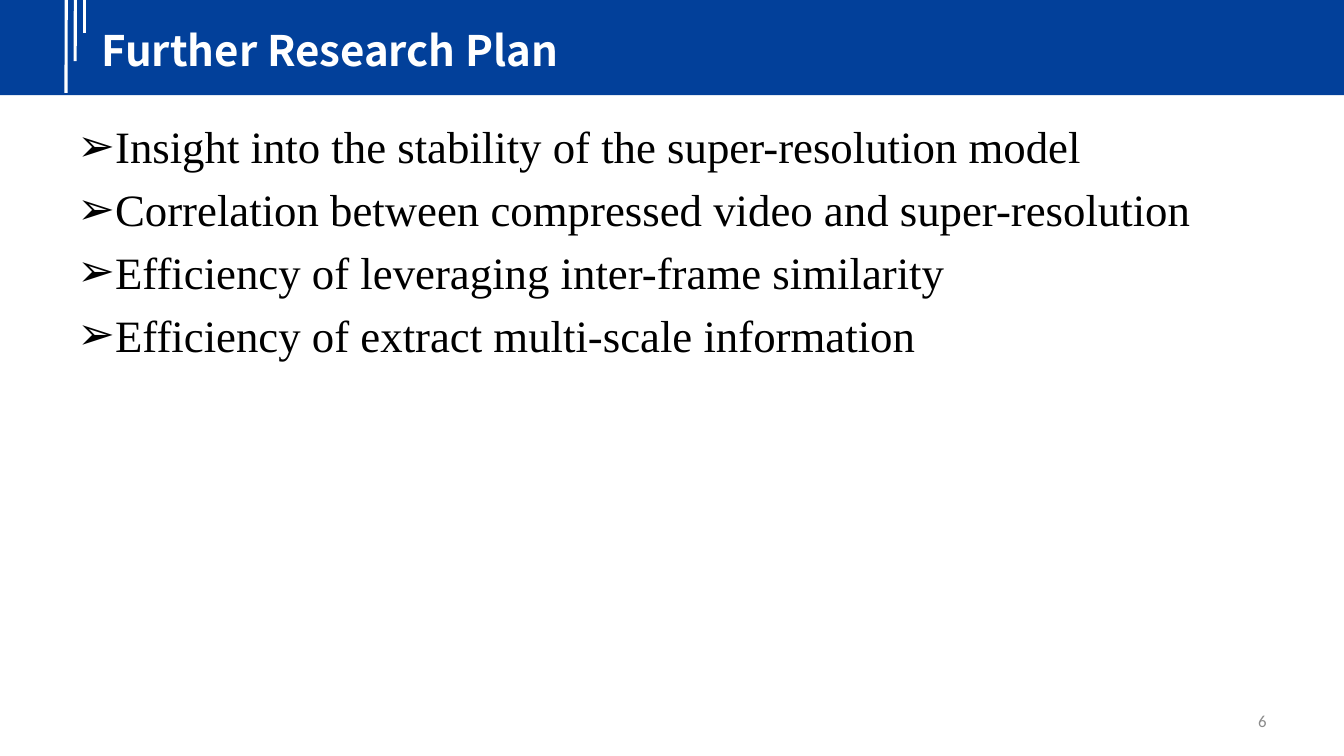
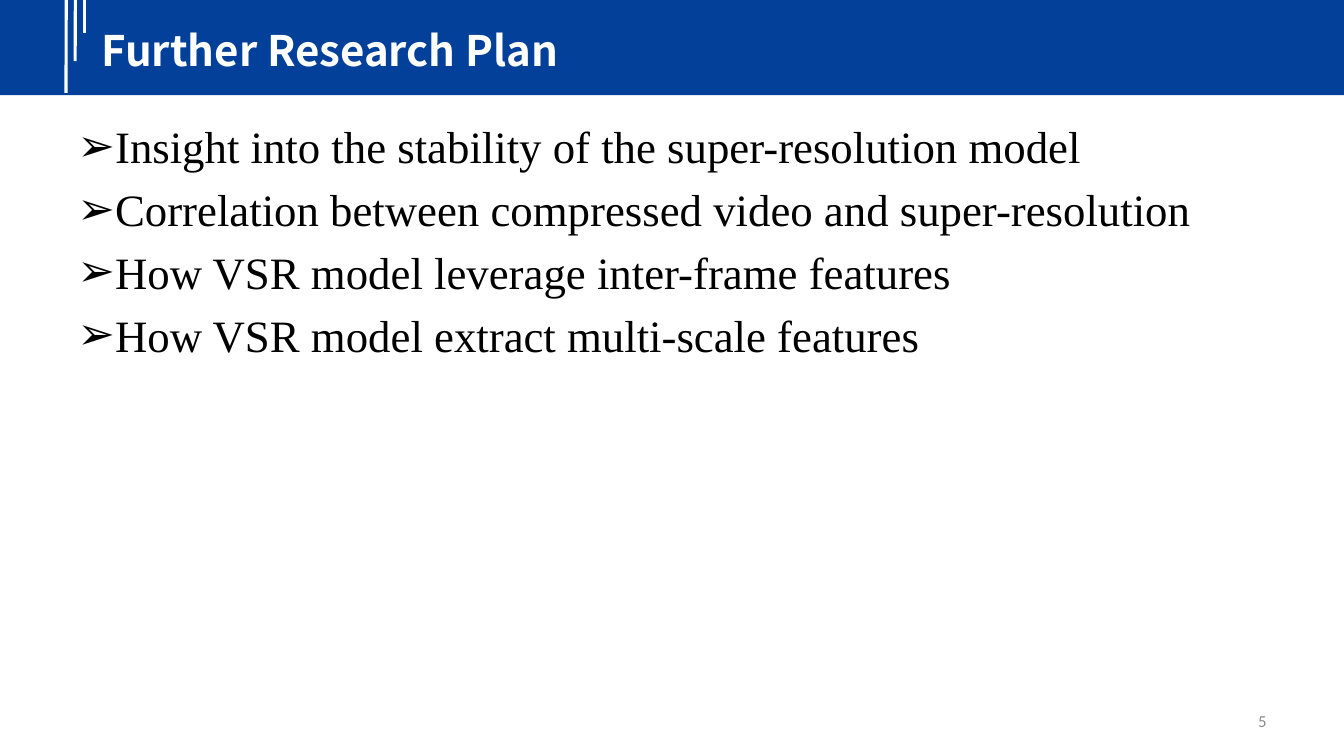
Before and after one commit to yindaheng98/Resume, a slide deck: slide 5 of Intro.pptx (slide 6 before the commit). Drawn at 1344x756 pixels with LibreOffice and Linux fonts; fonts in the diff are those of the drawing; background and template pictures are left out. Boxes give left, top, right and bottom in pixels: in the first picture for what was removed or moved away, otherwise in the second. Text is boxed around its words. In the diff, an @@ line names an element or a change of style, - is before the commit and + after.

```diff
--- a/Intro.pptx
+++ b/Intro.pptx
@@ text at (115, 257, 951, 353): text changed @@
-➢ Efficiency of leveraging inter-frame similarity
-➢ Efficiency of extract multi-scale information
+➢ How VSR model leverage inter-frame features
+➢ How VSR model extract multi-scale features
@@ page number at (1258, 716, 1266, 727): text changed @@
-6
+5
```
Also in this commit, not shown: 8 other slides changed, 5 slides added, 5 slides removed.
